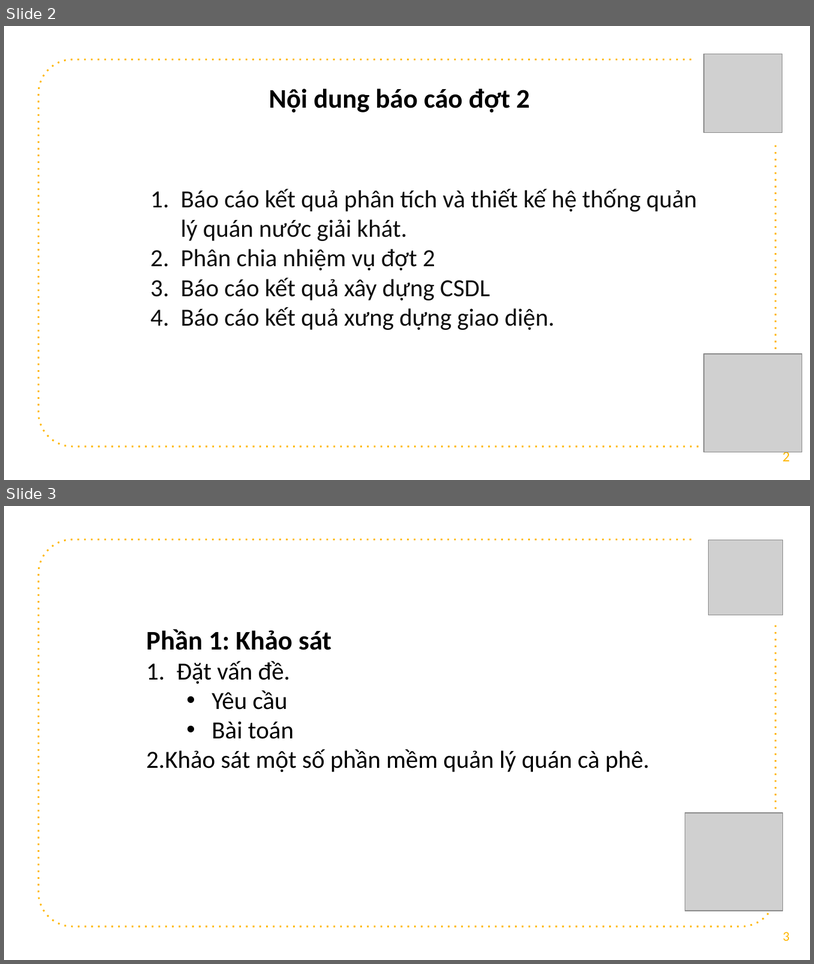
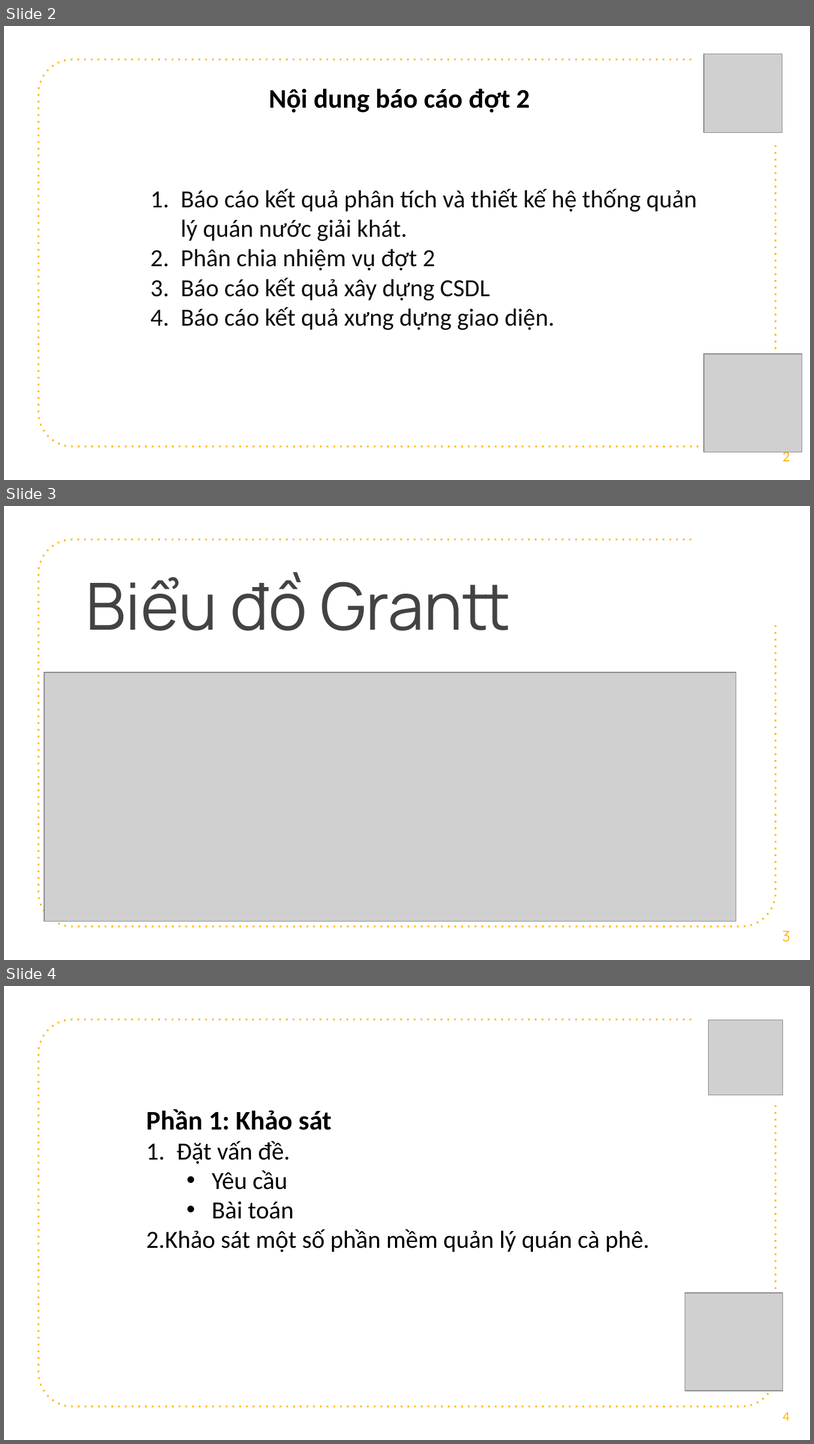
Before and after one commit to datduong97/Congnghephanmem, a slide deck: bccnpm2_1.pptx. Shown one above the other, each under a label of ours: slides 2 and 3 before the commit, slides 2, 3 and 4 after it. The pictures are 814x964 and 814x1444 pixels, drawn with LibreOffice and Linux fonts; fonts in the diff are those of the drawing; grey boxes stand for pictures; background and template pictures are left out. Boxes give left, top, right and bottom in pixels: in the first picture for what was removed or moved away, otherwise in the second. Text is boxed around its words. In the diff, an @@ line names an element or a change of style, - is before the commit and + after.

```diff
--- a/bccnpm2_1.pptx
+++ b/bccnpm2_1.pptx
@@ slide 3 added at [4,506,810,960], background picture (left out); not listed: 1 template element that a slide beside it also shows @@
@@ title added at [86,572,511,631], 58 pt, text #434343 @@
+Biểu đồ Grantt
@@ picture added at [44,672,736,921] @@
@@ page number added at [783,930,791,942], 13 pt, text #FFB600 @@
+3
@@ what was slide 3 is now slide 4 @@
@@ page number at [783,1411,790,1420]: text changed @@
-3
+4
```
Also in this commit, not shown: 2 other files.
